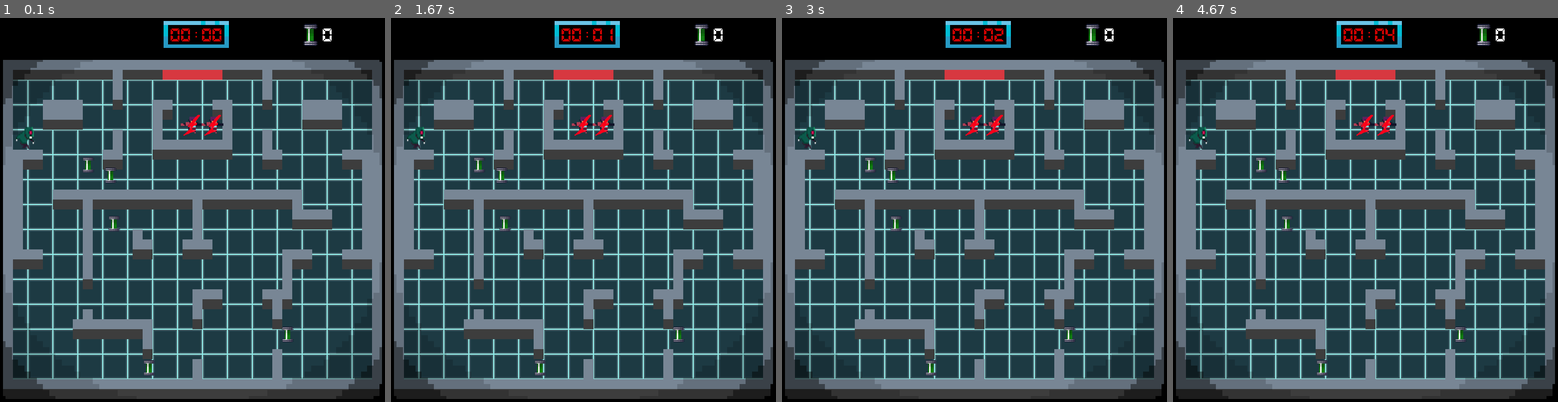
Above: before the commit, frames 1-4 (left to right).
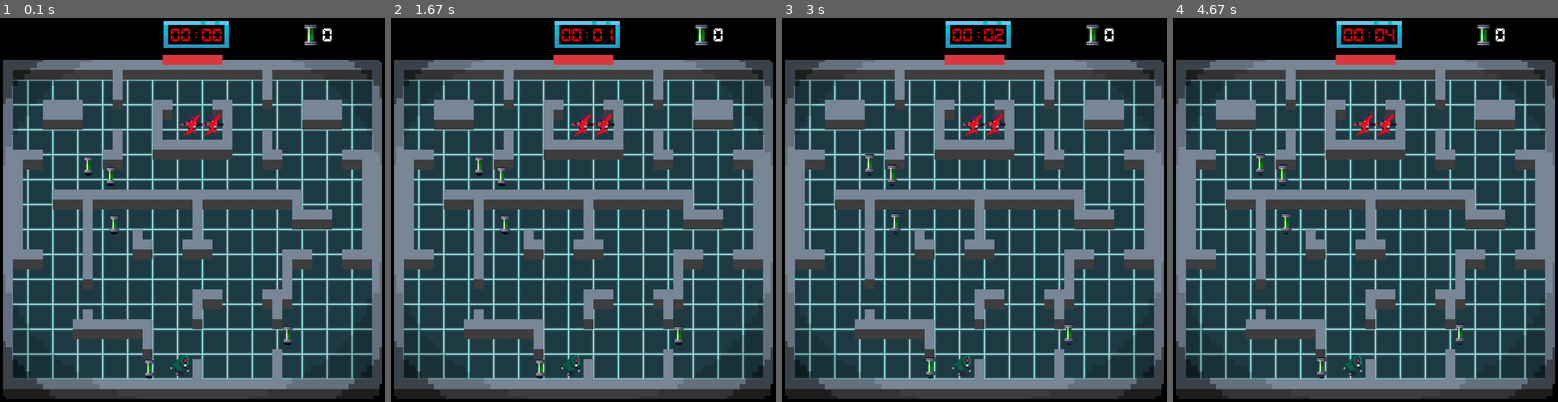
Above: after the commit, the same moments.

Repository: JupiterIvy/lpc
Game: pygame game, started from ship_catch/main.py
The game is run twice, just before and just after one commit, with the same random seed, the same clock (stepped at 60 frames per second) and the same inputs.
Inputs:
- Up to frame 1 (0.1 s): no input
- Up to frame 2 (1.67 s): no input
- Up to frame 3 (3 s): no input
- Up to frame 4 (4.67 s): no input

The runs differ from the first frame. In frame 1, 1.3% of the frame differs, in the area x 4-77%, y 9-94%; in frame 2, 1.3%; in frame 3, 1.5%; in frame 4, 1.5%.

Commit message:
Ship Catch

Diff:
--- a/MARIA/battery.py
+++ /dev/null
@@ -1,41 +0,0 @@
-import pygame
-import random
-from config import GOAL, TOP_BAR_HEIGHT
-
-
-class Battery:
-    size = 45
-    collided_player = False
-    pygame.mixer.init()
-
-    def __init__(self, rect):
-        self.battery_sprite = pygame.image.load("img/battery2.png")
-        self.battery_sprite = pygame.transform.scale(self.battery_sprite, (53, 43))
-        self.random_pos(rect)
-
-    def random_pos(self, rects):
-        while True:
-            x = random.randint(100, 760 - TOP_BAR_HEIGHT)
-            y = random.randint(100, 800 - TOP_BAR_HEIGHT)
-
-            rect = pygame.Rect(x, y, self.size, self.size)
-            print(rect)
-            if rect.collidelist(rects) < 0:
-                self.x = x
-                self.y = y
-                break
-
-    def is_colliding_player(self, player_rect):
-        self.collided_player = pygame.Rect(
-            self.x, self.y, self.size, self.size).colliderect(player_rect)
-        return self.collided_player
-
-
-    def get_coord(self):
-        return (self.x, self.y)
-
-    def get_rect(self):
-        return (self.x, self.y, self.size, self.size)
-
-    def draw(self, surface: pygame.Surface):
-        surface.blit(self.battery_sprite, self.get_coord())
--- a/MARIA/game.py
+++ /dev/null
@@ -1,80 +0,0 @@
-from logging.config import listen
-from sqlite3 import Time
-from time import time
-import pygame
-from battery import Battery
-from config import *
-from screen import Screen
-from player import Player
-from map import MapLoader
-import json, os
-
-
-class Game:
-    hunter = 'hunter'
-    player = 'player'
-    def __init__(self) -> None:
-        self.playing = True
-        self.screen = Screen()
-        self.score = 0
-        with open(os.path.join("ps4.json"), 'r+') as file:
-            button_keys = json.load(file)
-
-        self.clock = pygame.time.Clock()
-        self.map_loader = MapLoader()
-        self.map = []
-        self.map = self.map_loader.load("map.txt")
-        self.goal = []
-        for i in range(5):
-            battery = Battery(self.map)
-            self.goal.append(battery)
-        self.door = pygame.Rect(340, 110, 120, 20)
-        self.map.append(self.door)
-
-        self.hunter = Player((45, 243), PLAYER_1_COLOR, pygame.K_LEFT,
-                          pygame.K_UP, pygame.K_RIGHT, pygame.K_DOWN, self.hunter)
-        self.player2 = Player((375, 220), PLAYER_2_COLOR, button_keys['left_arrow'],
-                          button_keys['up_arrow'], button_keys['right_arrow'],button_keys['down_arrow'], self.player)
-        self.player3 = Player((417, 220), PLAYER_3_COLOR, pygame.K_a,
-                          pygame.K_w, pygame.K_d, pygame.K_s, self.player)
-        self.player4 = Player((390, 243), HUNTER_COLOR, button_keys['left_arrow'],
-                          button_keys['up_arrow'], button_keys['right_arrow'],button_keys['down_arrow'], self.player)
-
-    def listen_events(self):
-        for event in pygame.event.get():
-            if event.type == pygame.QUIT:
-                self.playing = False
-
-
-    def listen_keyboard(self):
-        self.hunter.move(
-            self.map, self.player2.get_rect(), None)
-        self.player2.move(
-            self.map, self.hunter.get_rect(), 0)
-        self.player3.move(
-            self.map, self.hunter.get_rect(), 1)
-
-        if (self.hunter.is_colliding_player(self.player2.get_rect())):
-                self.player2.animate_death()
-
-        for i in range(len(self.goal)):
-            if (self.goal[i-1].is_colliding_player(self.player2.get_rect())):
-                self.goal.pop(i-1)
-                self.score += 1
-
-    def loop(self):
-        while self.playing:
-            self.listen_keyboard()
-            self.listen_events()
-
-            if self.score == 5:
-                self.map.pop(290)
-            self.screen.draw(self.map, self.score)
-            for i in range(len(self.goal)):
-                self.goal[i].draw(self.screen.surface)
-            self.hunter.draw(self.screen.surface)
-            self.player2.draw(self.screen.surface)
-            self.player3.draw(self.screen.surface)
-
-            pygame.display.flip()
-            self.clock.tick(60)
--- a/combat_refactored/screen.py
+++ b/combat_refactored/screen.py
@@ -7,7 +7,7 @@
     surface: pygame.Surface
 
     def __init__(self) -> None:
-        self.surface = pygame.display.set_mode((SCREEN_WIDTH, SCREEN_HEIGHT), pygame.FULLSCREEN)
+        self.surface = pygame.display.set_mode((SCREEN_WIDTH, SCREEN_HEIGHT))
         self.arena = self.surface.subsurface(
             (0, TOP_BAR_HEIGHT, SCREEN_WIDTH, SCREEN_HEIGHT - TOP_BAR_HEIGHT))
         self.font = pygame.font.Font("font/Megafont.ttf", 54)
--- /dev/null
+++ b/ship_catch/battery.py
@@ -0,0 +1,59 @@
+import random
+import pygame
+import json, os
+from config import SPEED, TOP_BAR_HEIGHT
+
+
+class Battery:
+    collided_player = False
+    size = 45
+    pygame.mixer.init()
+    elapsed = 0
+    def __init__(self,rect):
+        self.Battery_sprite = pygame.image.load(
+                "img/battery_all.png")
+        self.Battery_angle = 0
+        self.random_pos(rect)
+
+    def random_pos(self, rects):
+        while True:
+            x = random.randint(100, 760 - TOP_BAR_HEIGHT)
+            y = random.randint(100, 800 - TOP_BAR_HEIGHT)
+
+            rect = pygame.Rect(x, y, self.size, self.size)
+            if rect.collidelist(rects) < 0:
+                self.x = x
+                self.y = y
+                break
+
+    def animate_idle(self):
+        self.elapsed += 1
+        if self.elapsed == 15:
+            self.Battery_angle += 1
+        if self.elapsed > 15:
+            self.elapsed = 0
+        if self.Battery_angle > 1:
+            self.Battery_angle = 0
+
+    def get_image(self) -> pygame.Surface:
+        sub = self.Battery_sprite.subsurface(
+            (self.Battery_angle * self.size, 0, self.size, self.size))
+
+        vertical = 0
+        horizontal = 0
+        return pygame.transform.flip(sub, horizontal, vertical)
+
+    def get_rect(self):
+        return (self.x, self.y, self.size, self.size)
+
+    def get_coord(self):
+        return (self.x, self.y)
+
+    def draw(self, surface: pygame.Surface):
+        self.animate_idle()
+        surface.blit(self.get_image(), self.get_coord())
+
+    def is_colliding_player(self, player_rect):
+        self.collided_player = pygame.Rect(
+            self.x, self.y, self.size, self.size).colliderect(player_rect)
+        return self.collided_player
--- /dev/null
+++ b/ship_catch/game.py
@@ -0,0 +1,125 @@
+from logging.config import listen
+from sqlite3 import Time
+from time import time
+import pygame
+from battery import Battery
+from config import *
+from screen import Screen
+from player import Player
+from map import MapLoader
+import json, os
+
+
+class Game:
+    hunter = 'Tripulant'
+    player = 'Invader'
+    death_count = 0
+    def __init__(self) -> None:
+        self.playing = True
+        self.screen = Screen()
+        self.score = 0
+        with open(os.path.join("ps4.json"), 'r+') as file:
+            button_keys = json.load(file)
+        self.players = {}
+        self.exit = []
+        self.clock = pygame.time.Clock()
+        self.map_loader = MapLoader()
+        self.map = []
+        self.map = self.map_loader.load("map/map.txt")
+        self.goal = []
+        for i in range(5):
+            battery = Battery(self.map)
+            self.goal.append(battery)
+        self.wall = pygame.Rect(340, 110, 120, 20)
+        self.door = pygame.Rect(340, 100, 120, 20)
+        self.map.append(self.wall)
+
+        self.tripulant = Player((355, 700), PLAYER_1_COLOR, pygame.K_LEFT,
+                          pygame.K_UP, pygame.K_RIGHT, pygame.K_DOWN, self.hunter)
+        self.player2 = Player((375, 220), PLAYER_2_COLOR, button_keys['left_arrow'],
+                          button_keys['up_arrow'], button_keys['right_arrow'],button_keys['down_arrow'], self.player)
+        self.player3 = Player((417, 220), PLAYER_3_COLOR, pygame.K_a,
+                          pygame.K_w, pygame.K_d, pygame.K_s, self.player)
+        self.players.update({1: self.player2})
+        self.players.update({2: self.player3})
+
+    def listen_events(self):
+        for event in pygame.event.get():
+            if event.type == pygame.QUIT:
+                self.playing = False
+
+    def listen_keyboard(self):
+        self.tripulant.move(
+            self.map, self.player2.get_rect(), None)
+        self.player2.move(
+            self.map, self.tripulant.get_rect(), 0)
+        self.player3.move(
+            self.map, self.tripulant.get_rect(), 1)
+
+        for player in self.players:
+            if (self.tripulant.is_colliding_player(self.players[player].get_rect())):
+                self.players[player].dead = True
+                self.players[player].x = 900
+                self.death_count += 1
+                self.tripulant.speed += 0.5
+                print(self.death_count)
+
+        for player in self.players:
+            if (self.players[player].is_colliding_door((340, 100, 120, 20))):
+                self.exit.append(player)
+                self.players[player].x = 900
+
+        for i in range(len(self.goal)):
+            if (self.goal[i-1].is_colliding_player(self.player2.get_rect())):
+                self.goal.pop(i-1)
+                self.score += 1
+        for i in range(len(self.goal)):
+            if (self.goal[i-1].is_colliding_player(self.player3.get_rect())):
+                self.goal.pop(i-1)
+                self.score += 1
+        if self.score == 5:
+            self.score = 0
+            self.map.pop(290)
+
+    def victory(self):
+        total_seconds = self.screen.frame_count // self.screen.frame_rate
+        minutes = total_seconds // 60
+        index = None
+        if minutes < 3:
+            if self.death_count >= 2:
+                self.screen.victory(self.hunter, None)
+                for player in self.players:
+                    self.players[player].speed = 0
+                self.tripulant.speed = 0
+            if len(self.exit) >= 1 and self.death_count == 1:
+                index = self.exit[0]
+                self.screen.victory(self.player, index)
+                for player in self.players:
+                    self.players[player].speed = 0
+                self.tripulant.speed = 0
+            if len(self.exit) == 2:
+                self.screen.victory(self.player, None)
+                for player in self.players:
+                    self.players[player].speed = 0
+                self.tripulant.speed = 0
+
+        elif minutes >= 3:
+            self.screen.victory(self.hunter, None)
+            for player in self.players:
+                self.players[player].speed = 0
+            self.tripulant.speed = 0
+
+    def loop(self):
+        while self.playing:
+            self.listen_keyboard()
+            self.listen_events()
+            self.screen.draw(self.map, self.score)
+            pygame.draw.rect(self.screen.surface, (215, 56, 64), self.door, 0)
+            for i in range(len(self.goal)):
+                self.goal[i].draw(self.screen.surface)
+            self.tripulant.draw(self.screen.surface)
+            for player in self.players:
+                self.players[player].draw(self.screen.surface)
+            self.victory()
+            pygame.display.flip()
+            self.clock.tick(60)
--- a/MARIA/main.py
+++ b/ship_catch/main.py
@@ -3,7 +3,6 @@
 from game import Game
 
 pygame.init()
-
 game = Game()
 game.loop()
 
--- a/MARIA/shader.txt
+++ b/ship_catch/map/shader.txt
@@ -1,5 +1,5 @@
-0000000000000000      0000000000000000
-0000000000000000      0000000000000000
+00000000000000000000000000000000000000
+00000000000000000000000000000000000000
 0          0              0          0
 0          0              0          0
 0          0              0          0
--- a/MARIA/player.py
+++ b/ship_catch/player.py
@@ -6,18 +6,20 @@
 
 class Player:
     collided_player = False
+    collided_door = False
     size = 45
     pygame.mixer.init()
     elapsed = 0
     def __init__(self, initial_coord, color, key_left, key_up, key_right,
                  key_down, route):
-        print(route)
-        if route == 'hunter':
+        self.speed = SPEED
+        if route == 'Tripulant':
             self.player_sprite = pygame.image.load(
                 "img/killer_all.png")
-        elif route == 'player':
+            self.speed += 0.5
+        elif route == 'Invader':
             self.player_sprite = pygame.image.load(
-                "img/player_all2.png")
+                "img/player_all.png")
             self.color = color
             #self.player_sprite.fill(color, None, pygame.BLEND_MAX)
         self.joysticks = []
@@ -35,14 +37,13 @@
         self.angle = 0
         with open(os.path.join("ps4.json"), 'r+') as file:
             self.button_keys = json.load(file)
-        self.LEFT, self.RIGHT, self.UP, self.DOWN= False, False, False, False
+        self.LEFT, self.RIGHT, self.UP, self.DOWN = False, False, False, False
         self.analog_keys = {0:0, 1:0, 2:0, 3:0, 4:-1, 5: -1 }
-        self.j_right, self.j_left,self.j_up,self.j_down = 0,0,0,0
         self.key_down = key_down
         self.key_left = key_left
         self.key_right = key_right
         self.key_up = key_up
-
+        self.dead = False
         self.sound_shot = pygame.mixer.Sound("sound/shot.mp3")
         self.sound_move = pygame.mixer.Sound("sound/move.mp3")
         self.sound_explosion = pygame.mixer.Sound("sound/explosion.mp3")
@@ -124,29 +125,30 @@
             self.angle = 270
             self.direction = -1
         else:
-            if self.running == False:
+            if self.running == False and not self.dead:
                 self.animate_idle()
 
     def listen_keyboard(self):
         key = pygame.key.get_pressed()
-        if key[self.key_left]:
-            self.angle = 180
-            self.animate_run()
-            self.direction = -1
-        elif key[self.key_down]:
-            self.animate_run()
-            self.angle = 270
-            self.direction = -1
-        elif key[self.key_right]:
-            self.animate_run()
-            self.angle = 0
-            self.direction = -1
-        elif key[self.key_up]:
-            self.animate_run()
-            self.angle = 90
-            self.direction = -1
-        else:
-            self.animate_idle()
+        if not self.dead:
+            if key[self.key_left]:
+                self.angle = 180
+                self.animate_run()
+                self.direction = -1
+            elif key[self.key_down]:
+                self.animate_run()
+                self.angle = 270
+                self.direction = -1
+            elif key[self.key_right]:
+                self.animate_run()
+                self.angle = 0
+                self.direction = -1
+            elif key[self.key_up]:
+                self.animate_run()
+                self.angle = 90
+                self.direction = -1
+            else:
+                self.animate_idle()
 
     def colliding_rects(self, rects):
         rect = pygame.Rect(self.x + (self.x_velocity * self.direction),
@@ -167,13 +169,14 @@
             self.player_angle = 0
 
     def animate_death(self):
+        self.player_angle = 6
         self.elapsed += 1
-        if self.elapsed == 5:
+        if self.elapsed == 7:
             self.player_angle += 1
-        if self.elapsed > 5:
+        if self.elapsed > 7:
             self.elapsed = 0
-        self.player_angle = 6
-
+        if self.player_angle > 13:
+            self.player_angle = 13
 
     def animate_run(self):
         if self.x_velocity == 0 or self.y_velocity == 0:
@@ -187,29 +190,29 @@
 
     def move(self, map, enemy_rect, joy_number):
         self.direction = 0
-        for i in self.joysticks:
-            if i.get_instance_id() == joy_number:
-                self.listen_joystick()
-            else:
-                self.listen_keyboard()
-
+        if not self.dead:
+            for i in self.joysticks:
+                if i.get_instance_id() == joy_number:
+                    self.listen_joystick()
+                else:
+                    self.listen_keyboard()
         if self.angle > 360:
             self.angle = 0
         elif self.angle < 0:
             self.angle = 360
 
         if self.angle == 0:
-            self.x_velocity = SPEED
+            self.x_velocity = self.speed
             self.y_velocity = 0
         elif self.angle == 180:
-            self.x_velocity = SPEED
+            self.x_velocity = self.speed
             self.y_velocity = 0
         elif self.angle == 90:
             self.x_velocity = 0
-            self.y_velocity = SPEED
+            self.y_velocity = self.speed
         else:
             self.x_velocity = 0
-            self.y_velocity = SPEED
+            self.y_velocity = self.speed
 
         if self.angle <= 90 or self.angle >= 270:
             self.x_velocity = -self.x_velocity
@@ -217,6 +220,8 @@
         if self.angle > 180:
             self.y_velocity = -self.y_velocity
 
+        if self.dead:
+            self.animate_death()
         self.colliding_rects(map + [enemy_rect])
         self.is_colliding_player(enemy_rect)
 
@@ -236,7 +241,6 @@
 
     def draw(self, surface: pygame.Surface):
         surface.blit(self.get_image(), self.get_coord())
-
 
     def is_colliding_player(self, player_rect):
         self.collided_player = pygame.Rect(self.x + (self.x_velocity * self.direction),
@@ -244,6 +248,12 @@
                            self.size, self.size).colliderect(player_rect)
         return self.collided_player
 
+    def is_colliding_door(self, door_rect):
+        self.collided_door = pygame.Rect(self.x + (self.x_velocity * self.direction),
+                           self.y + (self.y_velocity * self.direction),
+                           self.size, self.size).colliderect(door_rect)
+        return self.collided_door
+
     def has_touched_enemy(self):
         if self.collided_player:
             return True
--- a/MARIA/screen.py
+++ b/ship_catch/screen.py
@@ -10,14 +10,13 @@
 
     def __init__(self) -> None:
         self.surface = pygame.display.set_mode((SCREEN_WIDTH, SCREEN_HEIGHT))
-        self.battery_sprite = pygame.image.load("img/battery.png")
-        self.battery_sprite = pygame.transform.scale(self.battery_sprite, (53, 43))
         self.font = pygame.font.Font("font/pixel_lcd_7.ttf", 30)
+        self.victory_font = pygame.font.Font("font/Megafont.ttf", 30)
         self.vignette = pygame.image.load("img/vignette.png")
         self.vignette = pygame.transform.scale(self.vignette, (800,780))
         self.timer = pygame.image.load("img/timer.png")
         self.timer = pygame.transform.scale(self.timer, (150,125))
-        self.battery_count = pygame.image.load("img/battery2.png")
+        self.battery_count = pygame.image.load("img/battery.png")
         self.battery_count = pygame.transform.scale(self.battery_count, (65, 60))
         self.output_string = ""
         self.map_loader = MapLoader()
@@ -26,10 +25,36 @@
         self.shader = []
         self.tiles = []
         self.map = []
-        self.map = self.map_loader.load("map.txt")
-        self.shader = self.shader_loader.load("shader.txt")
+        self.map = self.map_loader.load("map/map.txt")
+        self.shader = self.shader_loader.load("map/shader.txt")
         self.floor = pygame.Rect(40, 150, 720, 600)
-        self.door = pygame.Rect(340, 130, 120, 20)
+
+    def countdown_timer(self):
+        total_seconds = self.frame_count // self.frame_rate
+        minutes = total_seconds // 60
+        seconds = total_seconds % 60
+        output_string = "{0:02}:{1:02}".format(minutes, seconds)
+        if total_seconds < 0:
+            total_seconds = 0
+        self.frame_count += 1
+        return output_string
+
+    def victory(self, route, index):
+        if route == 'Tripulant':
+            vic_string = "{} Won!".format(route)
+            hunter_victory = self.victory_font.render(vic_string, True, WHITE_COLOR)
+            self.surface.blit(hunter_victory, (250,400))
+            self.frame_count = 0
+        if route == 'Invader' and index is None:
+            vic_string = "{}s Won!".format(route)
+            hunter_victory = self.victory_font.render(vic_string, True, WHITE_COLOR)
+            self.surface.blit(hunter_victory, (250,400))
+            self.frame_count = 0
+        if route == 'Invader' and index is not None:
+            vic_string = "{} {} Won!".format(route, index)
+            hunter_victory = self.victory_font.render(vic_string, True, WHITE_COLOR)
+            self.surface.blit(hunter_victory, (250,400))
+            self.frame_count = 0
 
     def draw(self, map, score):
         self.surface.fill(BLACK_COLOR)
@@ -57,18 +82,7 @@
         self.surface.blit(self.timer, (332, 0))
         self.surface.blit(self.battery_count, (605, 27))
         self.surface.blit(count_timer, (355,40))
-        pygame.draw.rect(self.surface, (215, 56, 64), self.door, 0)
 
         score_players = self.font.render(
             str(score), True, WHITE_COLOR)
         self.surface.blit(score_players, (660, 40))
-
-    def countdown_timer(self):
-        total_seconds = self.frame_count // self.frame_rate
-        minutes = total_seconds // 60
-        seconds = total_seconds % 60
-        output_string = "{0:02}:{1:02}".format(minutes, seconds)
-        if total_seconds < 0:
-            total_seconds = 0
-        self.frame_count += 1
-        return output_string
Binary file removed: MARIA/img/Paredes 1.png
Binary file removed: MARIA/img/battery.png
Binary file removed: MARIA/img/killer.png
Binary file removed: MARIA/img/killer_run.png
Binary file removed: MARIA/img/player.png
Binary file removed: MARIA/img/player_all.png
Binary file removed: MARIA/img/tank.png
Renamed: MARIA/README.md -> ship_catch/README.md
Renamed: MARIA/config.py -> ship_catch/config.py
Renamed: MARIA/font/Megafont.ttf -> ship_catch/font/Megafont.ttf
Renamed: MARIA/font/PressStart2P.ttf -> ship_catch/font/PressStart2P.ttf
Renamed: MARIA/font/pixel_lcd_7.ttf -> ship_catch/font/pixel_lcd_7.ttf
(and 19 more such lines)
